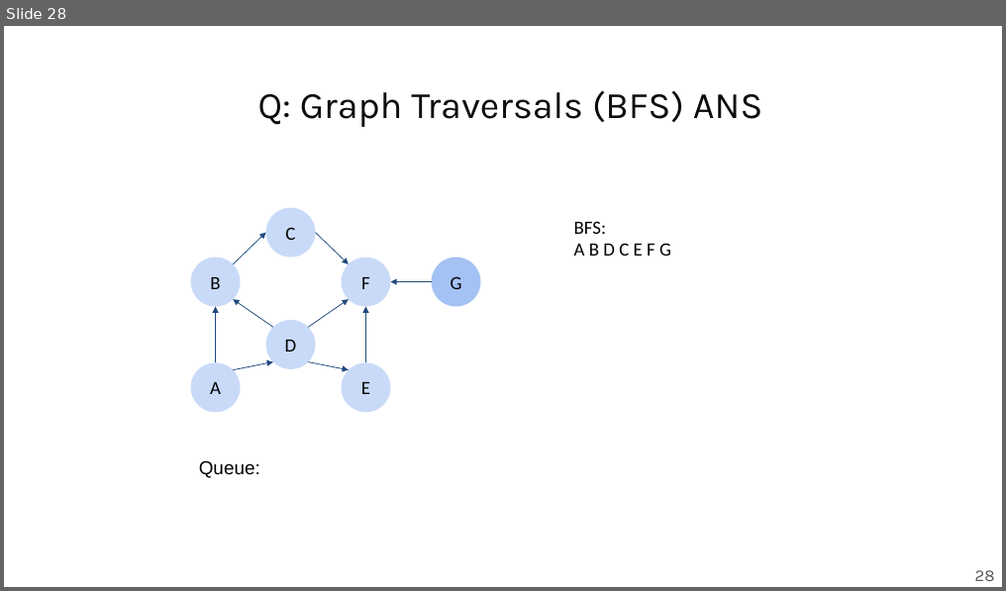
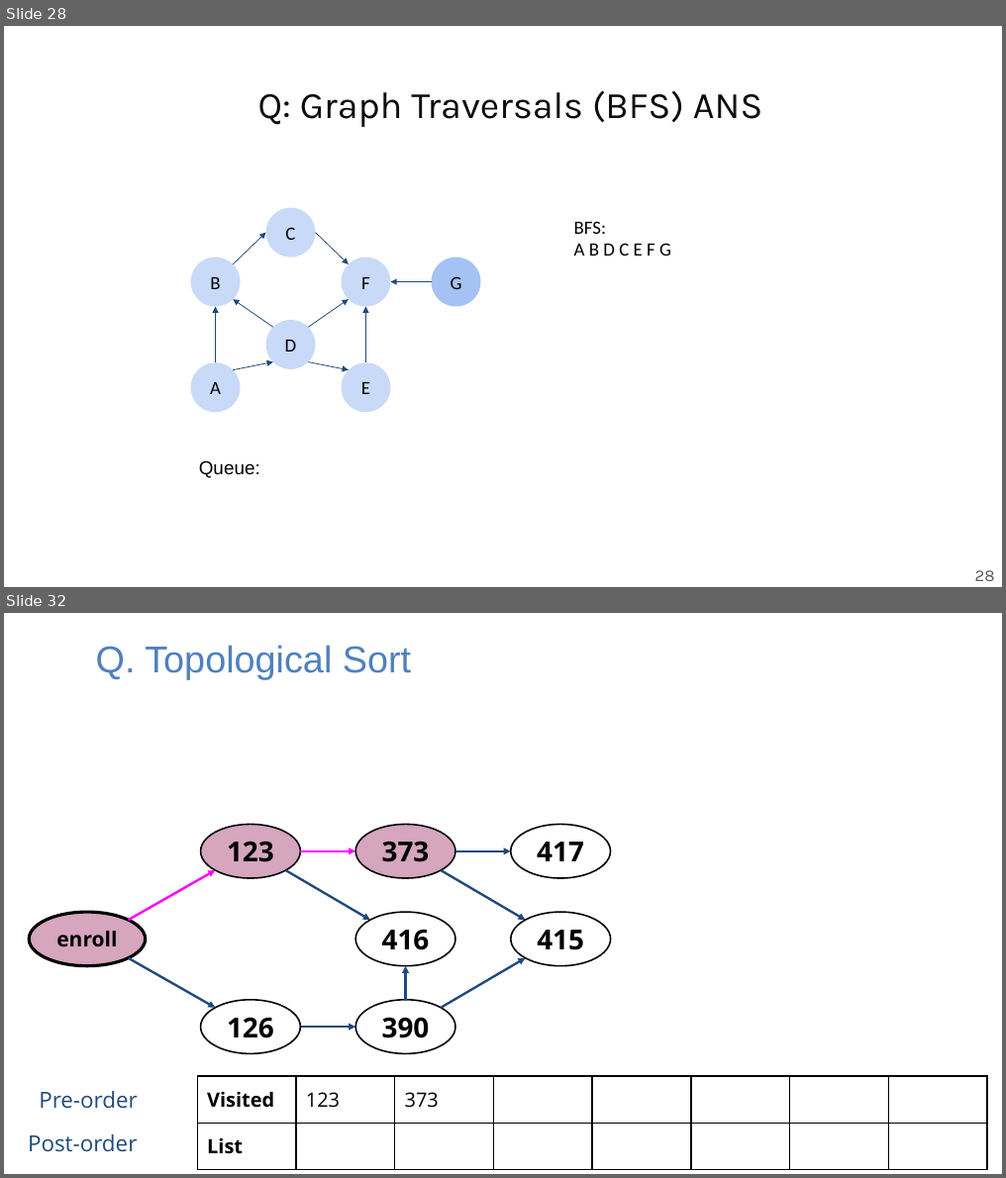
Before and after one commit to guhofstra/CSC111Fa25, a slide deck: PPTs/Lecture 12-graphs Exercises ANS.pptx. Shown one above the other, each under a label of ours: slide 28 before the commit, slides 28 and 32 after it; the slides between them are not shown. The pictures are 1006x591 and 1006x1178 pixels, drawn with LibreOffice and Linux fonts; fonts in the diff are those of the drawing. Boxes give left, top, right and bottom in pixels: in the first picture for what was removed or moved away, otherwise in the second. Text is boxed around its words. In the diff, an @@ line names an element or a change of style, - is before the commit and + after.

```diff
--- a/PPTs/Lecture 12-graphs Exercises ANS.pptx
+++ b/PPTs/Lecture 12-graphs Exercises ANS.pptx
@@ slide 32 added at [4,613,1002,1174], background #FFFFFF @@
@@ title added at [96,645,411,679], 36 pt, text #4F81BD @@
+Q. Topological Sort
@@ group added at [29,824,611,1054]: 9 arrows, 8 ellipses @@
+enroll
+123
+390
+373
+417
+416
+126
+415
@@ table added at [197,1076,988,1164], 2 rows, 8 columns @@
+Visited | 123 | 373 |  |  |  |  | 
+List |  |  |  |  |  |  | 
@@ text added at [39,1091,137,1109], 21.3 pt, text #1F497D @@
+Pre-order
@@ text added at [28,1135,137,1153], 21.3 pt, text #1F497D @@
+Post-order
```
Also in this commit, not shown: 1 slide changed, 20 other slides added, 28 other files.
